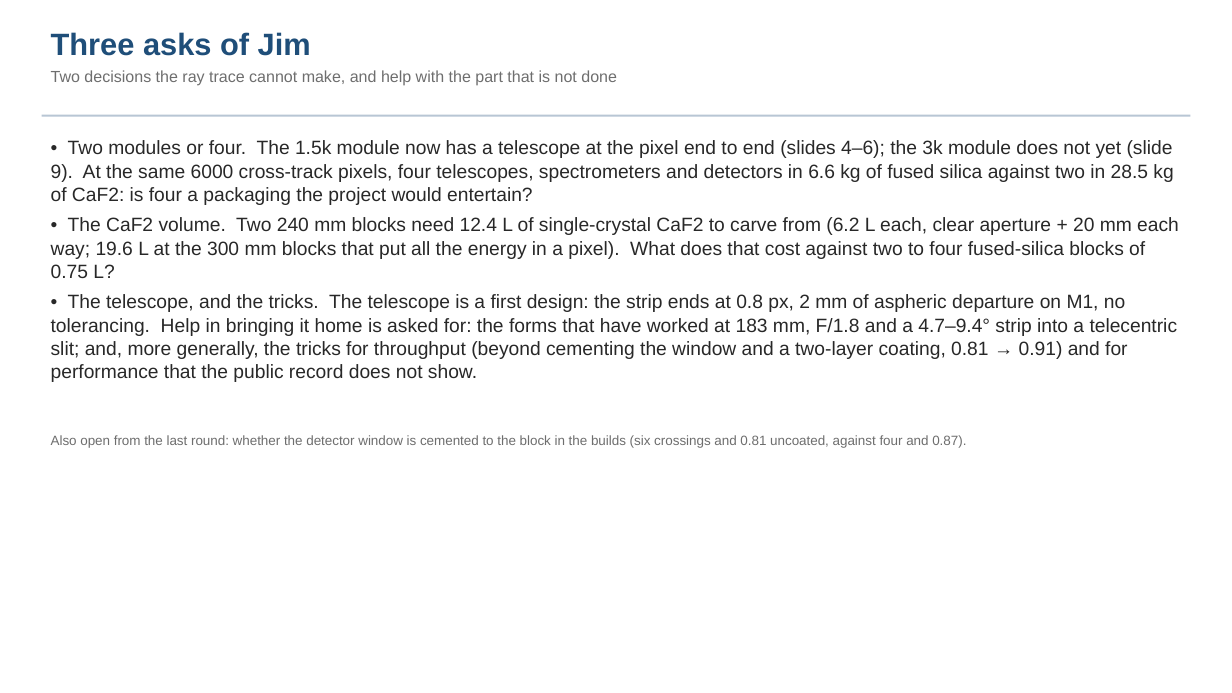
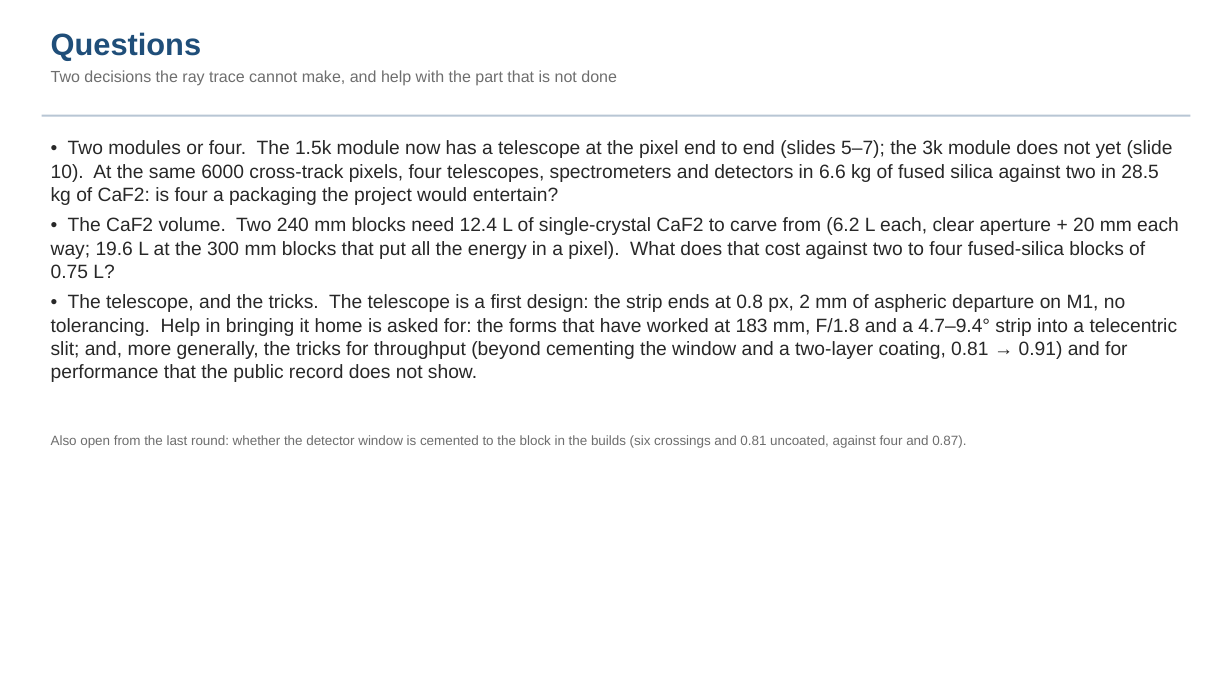
Before and after one commit to nasa-jpl/macos, a slide deck: slide 12 of demo_session/deck_dyson_record.pptx (slide 11 before the commit). Drawn at 1232x693 pixels with LibreOffice and Linux fonts; fonts in the diff are those of the drawing. Boxes give left, top, right and bottom in pixels: in the first picture for what was removed or moved away, otherwise in the second. Text is boxed around its words. In the diff, an @@ line names an element or a change of style, - is before the commit and + after.

```diff
--- a/demo_session/deck_dyson_record.pptx
+++ b/demo_session/deck_dyson_record.pptx
@@ text at (51, 32, 202, 61): text changed @@
-Three asks of Jim
+Questions
@@ text at (51, 140, 1173, 205): text changed @@
-• Two modules or four. The 1.5k module now has a telescope at the pixel end to end (slides 4–6); the 3k module does not yet (slide 9). At the same 6000 cross-track pixels, four telescopes, spectrometers and detectors in 6.6 kg of fused silica against two in 28.5 kg of CaF2: is four a packaging the project would entertain?
+• Two modules or four. The 1.5k module now has a telescope at the pixel end to end (slides 5–7); the 3k module does not yet (slide 10). At the same 6000 cross-track pixels, four telescopes, spectrometers and detectors in 6.6 kg of fused silica against two in 28.5 kg of CaF2: is four a packaging the project would entertain?
```
Also in this commit, not shown: 9 other slides changed, 1 slide added, 2 other files.
